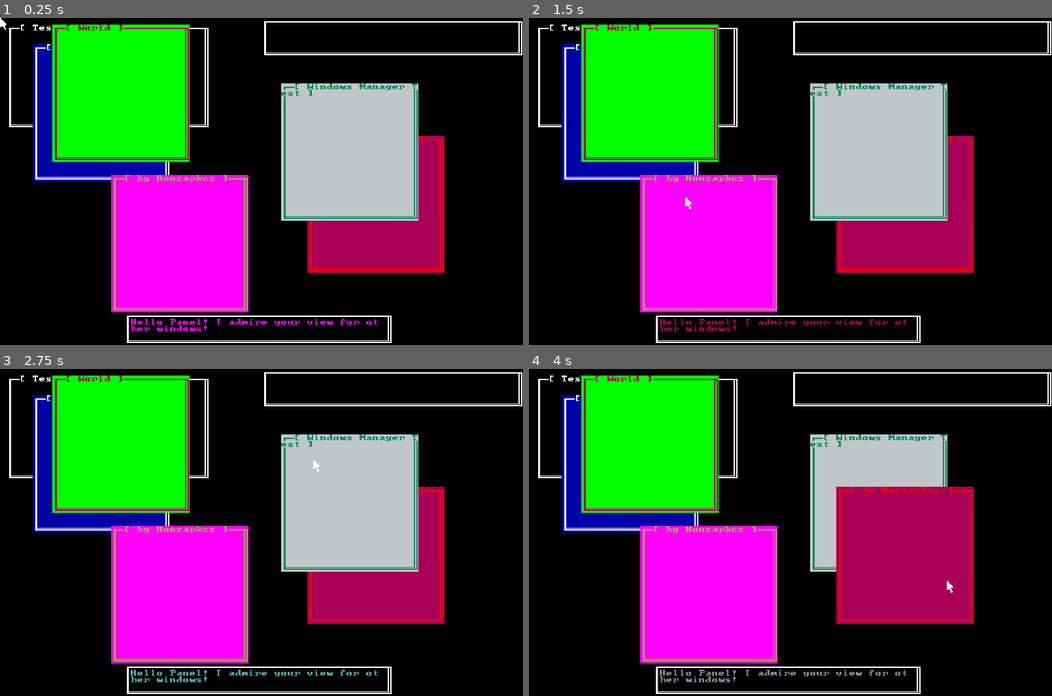
Above: before the commit, frames 1-4 (two rows, left to right).
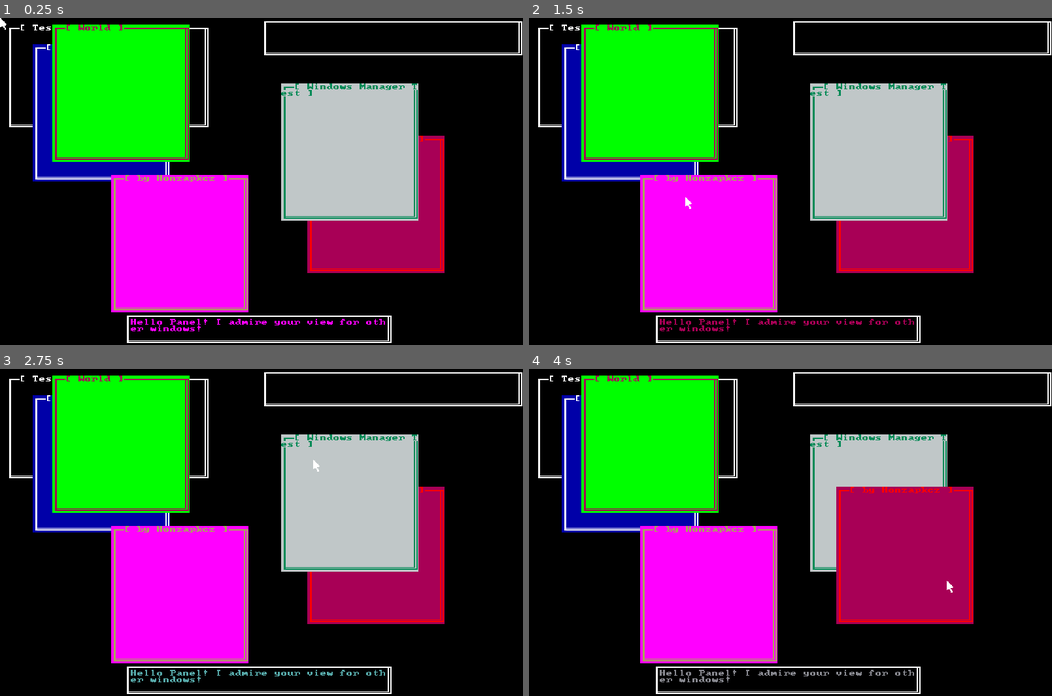
Above: after the commit, the same moments.

Repository: Honzapkcz/godot-de
Game: Godot game, scene res://wm.tscn
Same seed, same stepped clock (60 frames per second), same inputs: the game is played once before the commit and once after it.
Inputs (mouse positions are in pixels of both pictures, inside the frame that each line leads up to):
- Up to frame 1 (0.25 s): no input
- Up to frame 2 (1.5 s): tap Enter at 0.5 s; move the mouse to (905, 165) at 0.52 s; click (905, 165) at 0.67 s; move the mouse to (685, 197) at 1.27 s; click (685, 197) at 1.42 s
- Up to frame 3 (2.75 s): tap Space at 2 s; move the mouse to (313, 460) at 2.02 s; click (313, 460) at 2.17 s
- Up to frame 4 (4 s): move the mouse to (764, 597) at 2.77 s; click (764, 597) at 2.92 s; tap Enter at 3.5 s; move the mouse to (947, 581) at 3.52 s; click (947, 581) at 3.67 s

The runs differ from the first frame. In frame 1, 0.1% of the frame differs, in the area x 25-74%, y 92-96%; in frame 2, 0.1%; in frame 3, 0.1%; in frame 4, 0.1%.

Commit message:
Add child resizing on rect change

Diff:
--- a/TextPanel.gd
+++ b/TextPanel.gd
@@ -3,8 +3,8 @@
 
 var child: TextBuffer:
 	set(value):
-		value.COLS = rect.size.x - 2
-		value.LINES = rect.size.y - 2
+		value.COLS = rect.size.x - 1
+		value.LINES = rect.size.y - 1
 		child = value
 var border: = TextBuffer.BorderChars.new()
 var fg_color: int = 15
@@ -30,3 +30,24 @@
 
 	if child:
 		child.copy(content, 1, 1)
+
+func set_rect(value: Rect2i) -> void:
+	if rect.size.x < 1:
+		push_error("rect.size.x cannot be less than 1")
+		rect.size.x = 1
+	if rect.size.y < 1:
+		push_error("rect.size.y cannot be less than 1")
+		rect.size.x = 1
+	if rect.position.x < 0:
+		push_error("rect.position.x cannot be less than 0")
+		rect.position.x = 0
+	if rect.position.y < 0:
+		push_error("rect.position.y cannot be less than 0")
+		rect.position.y = 0
+	if content:
+		content.COLS = value.size.x + 1
+		content.LINES = value.size.y + 1
+	if child:
+		child.COLS = value.size.x + 1
+		child.LINES = value.size.y + 1
+	rect = value
